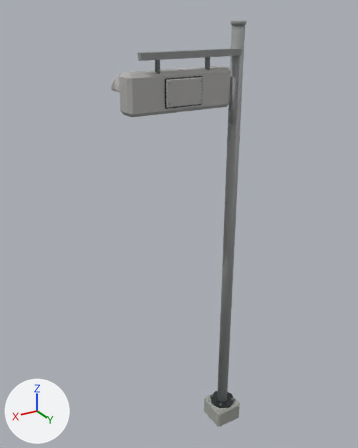
One commit to the Blender file assets/street/traffic_signal/traffic_signal.blend: the scene before it, then after it.
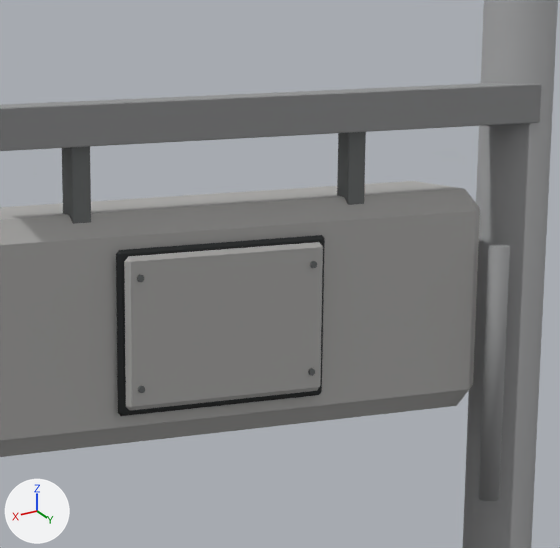
Each version is shown whole from a 50 mm lens placed at (3.16, 4.15, 5.04), pointed at (0.51, -0.27, 2.83), then close up on the part from 40% to 68% of the width and 7% to 30% of the height. Arrows for +X, +Y and +Z are at lower left; the lights stay in place. The first two pictures are the older version.

The scene before the commit, as lines of its bpy script (objects in view):
```python
me_cube_005 = bpy.data.meshes.new('Cube.005')
me_cube_005.from_pydata(...)  # 24 vertices, 26 faces; spans x -0.565..0.565, y -0.115..0.115, z -0.19..0.19
me_cube_005.materials.append(mat_neutral_light_gray_outdoor_powder_coat)  # grey #afaeac
me_cube_006 = bpy.data.meshes.new('Cube.006')
me_cube_006.from_pydata(...)  # 16 vertices, 18 faces; spans x -0.205..0.205, y -0.006..0.006, z -0.135..0.135
me_cube_006.materials.append(mat_black_lens_gasket)  # black #1d2122
me_cube_007 = bpy.data.meshes.new('Cube.007')
me_cube_007.from_pydata(...)  # 16 vertices, 18 faces; spans x -0.195..0.195, y -0.007..0.007, z -0.125..0.125
me_cube_007.materials.append(mat_neutral_light_gray_outdoor_powder_coat)  # grey #afaeac
me_cylinder_021 = bpy.data.meshes.new('Cylinder.021')
me_cylinder_021.from_pydata(...)  # a 24-sided cylinder along z spanning x -0.019..0.019, y -0.019..0.019, z -0.225..0.225
for i in [*range(0, 22), 23, 24]: me_cylinder_021.polygons[i].use_smooth = True
me_cylinder_021.materials.append(mat_matte_galvanized_steel)  # grey #9e9fa0
ob_rear_conduit = bpy.data.objects.new('Rear conduit', me_cylinder_021)
ob_rear_conduit.parent = ob_traffic_signal
ob_rear_conduit.location = (0.1, 0.1, 4.21)
ob_rear_service_gasket = bpy.data.objects.new('Rear service gasket', me_cube_006)
ob_rear_service_gasket.parent = ob_traffic_signal
ob_rear_service_gasket.location = (0.67, 0.089, 4.34)
ob_rear_service_panel = bpy.data.objects.new('Rear service panel', me_cube_007)
ob_rear_service_panel.parent = ob_traffic_signal
ob_rear_service_panel.location = (0.67, 0.099, 4.34)
ob_white_horizontal_signal_housing = bpy.data.objects.new('White horizontal signal housing', me_cube_005)
ob_white_horizontal_signal_housing.parent = ob_traffic_signal
ob_white_horizontal_signal_housing.location = (0.67, -0.035, 4.34)
# also in view: 'Horizontal mounting arm' at (0.55, 0.04, 4.67); 'Vertical mast' at (0.0, 0.0, 2.6); 'Rear hanging bracket' at (0.38, 0.04, 4.55); 'Rear hanging bracket.001' at (0.92, 0.04, 4.55)
```
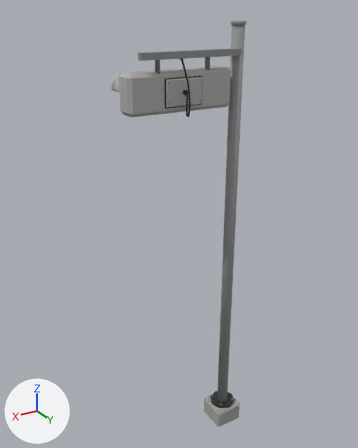
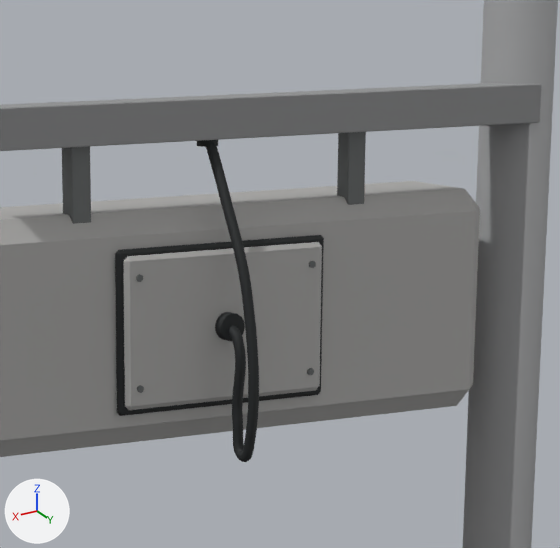
What differs and where, as boxes (x1, y1, x2, y2) in the close-ups (560 x 548 px):
'Rear service panel', moved: before (124, 242, 323, 410); after (124, 242, 322, 410)
'Rear conduit', deleted: before (478, 245, 510, 501)
'Rear cable from support arm to service cover', added (black): after (206, 142, 259, 462)
'Rear service gasket', moved: before (116, 235, 325, 416); after (115, 235, 324, 416)
'Service cover cable entry gland', added (black): after (215, 312, 245, 341)
'Support arm cable entry gland', added: after (197, 140, 218, 147)

What changed in the scene script:
```text
Add me_cylinder_023:
    me_cylinder_023.from_pydata(...)  # a 48-sided cylinder along z spanning x -0.023..0.023, y -0.023..0.023, z -0.0125..0.0125
    for i in [*range(0, 46), 47, 48]: me_cylinder_023.polygons[i].use_smooth = True
    me_cylinder_023.materials.append(mat_black_lens_gasket)  # black #1d2122
Add me_cylinder_022:
    me_cylinder_022.from_pydata(...)  # a 48-sided cylinder along z spanning x -0.018..0.018, y -0.018..0.018, z -0.0125..0.0125
    for i in [*range(0, 46), 47, 48]: me_cylinder_022.polygons[i].use_smooth = True
    me_cylinder_022.materials.append(mat_black_lens_gasket)  # black #1d2122
Add me_connected_rear_flexible_cable:
    me_connected_rear_flexible_cable.from_pydata(...)  # 1610 vertices, 1592 faces; spans x 0.661..0.679, y 0.032..0.2, z 4.121..4.649
    me_connected_rear_flexible_cable.polygons.foreach_set('use_smooth', [True] * 1592)
    me_connected_rear_flexible_cable.materials.append(mat_black_lens_gasket)  # black #1d2122
Change ob_rear_service_gasket:
    ob_rear_service_gasket.location: (0.67, 0.089, 4.34) -> (0.67, 0.086, 4.34)
Change ob_rear_service_panel:
    ob_rear_service_panel.location: (0.67, 0.099, 4.34) -> (0.67, 0.096, 4.34)
Remove ob_rear_conduit:
    ob_rear_conduit = bpy.data.objects.new('Rear conduit', me_cylinder_021)
    ob_rear_conduit.parent = ob_traffic_signal
    ob_rear_conduit.location = (0.1, 0.1, 4.21)
Add ob_service_cover_cable_entry_gland:
    ob_service_cover_cable_entry_gland = bpy.data.objects.new('Service cover cable entry gland', me_cylinder_023)
    ob_service_cover_cable_entry_gland.parent = ob_traffic_signal
    ob_service_cover_cable_entry_gland.location = (0.67, 0.112, 4.34)
    ob_service_cover_cable_entry_gland.rotation_euler = (1.571, 0.0, 0.0)  # degrees (90, 0, 0)
Add ob_support_arm_cable_entry_gland:
    ob_support_arm_cable_entry_gland = bpy.data.objects.new('Support arm cable entry gland', me_cylinder_022)
    ob_support_arm_cable_entry_gland.parent = ob_traffic_signal
    ob_support_arm_cable_entry_gland.location = (0.67, 0.04, 4.638)
Add ob_rear_cable_from_support_arm_to_service_cover:
    ob_rear_cable_from_support_arm_to_service_cover = bpy.data.objects.new('Rear cable from support arm to service cover', me_connected_rear_flexible_cable)
    ob_rear_cable_from_support_arm_to_service_cover.parent = ob_traffic_signal
    ob_rear_cable_from_support_arm_to_service_cover.location = (0.0, 0.0, 0.0)
```
